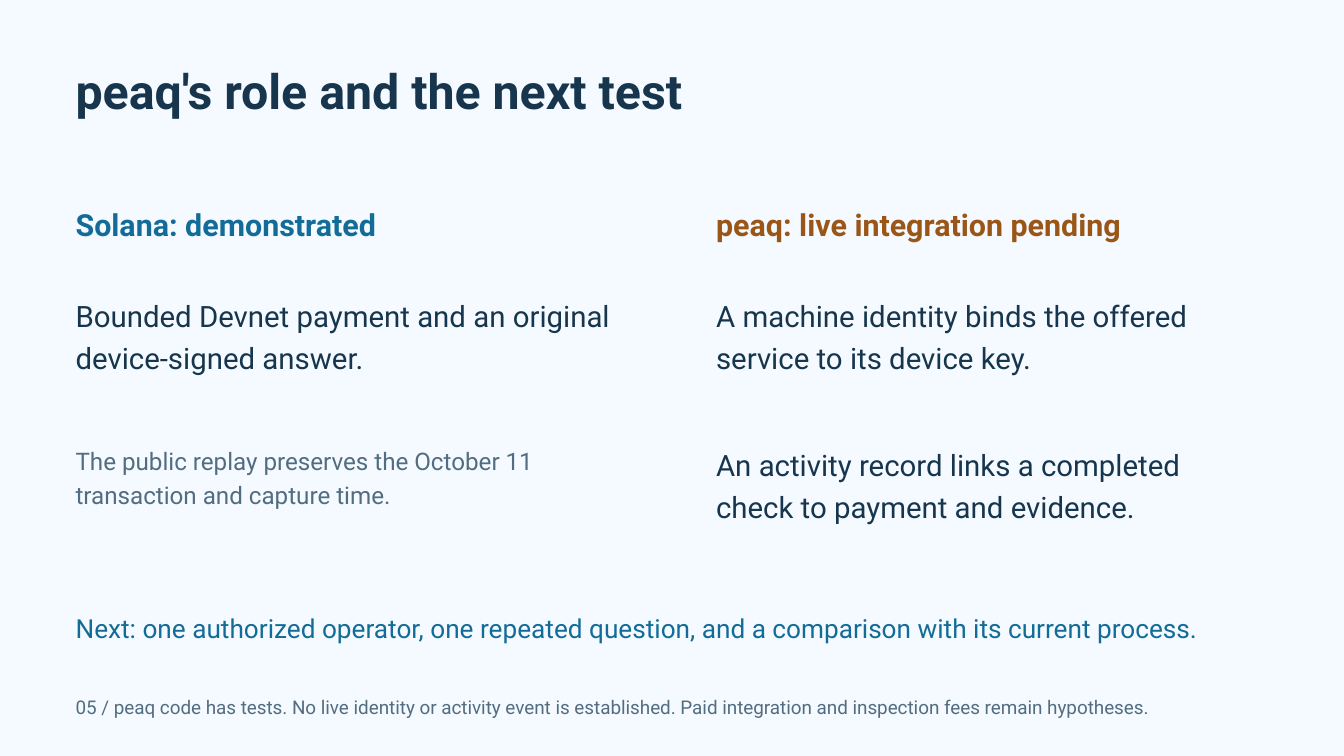
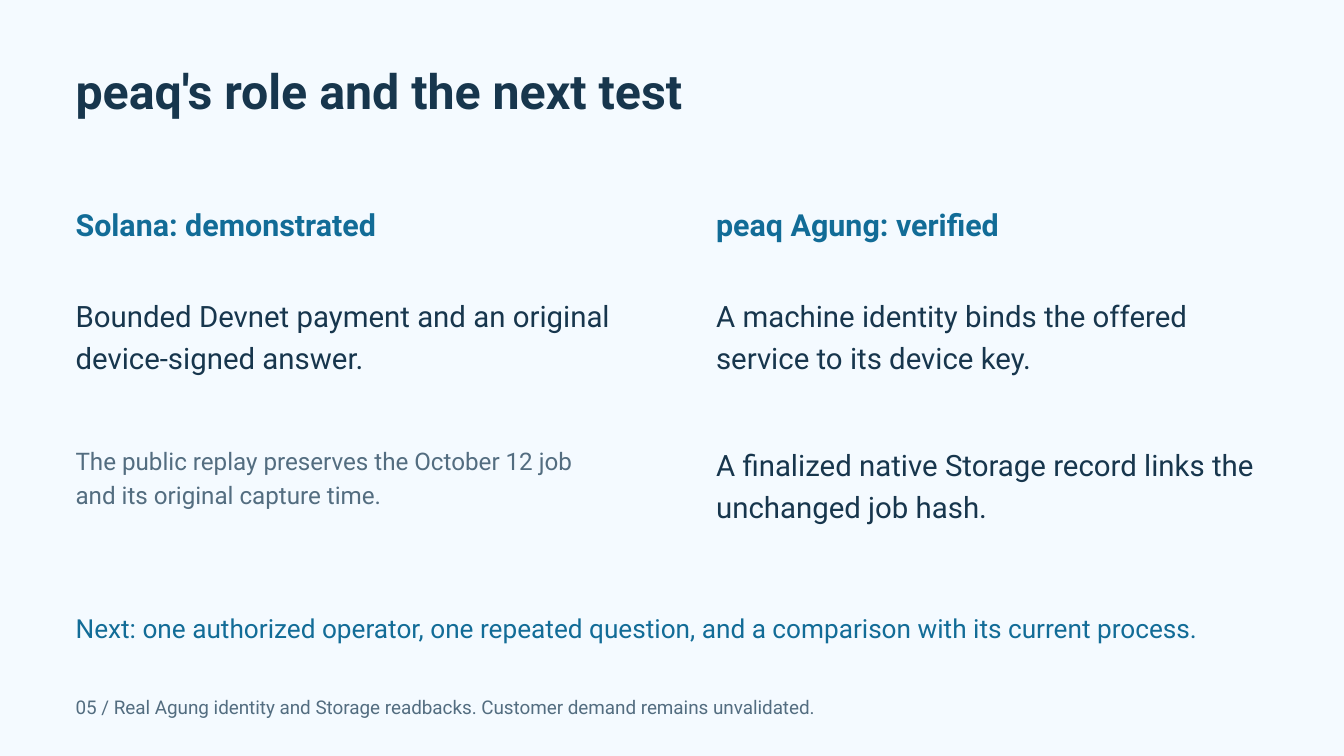
Before and after one commit to epicexcelsior/fieldproof, a slide deck: slide 5 of docs/competition/fieldproof-pitch.pptx. Drawn at 1344x756 pixels with LibreOffice and Linux fonts; fonts in the diff are those of the drawing. Boxes give left, top, right and bottom in pixels: in the first picture for what was removed or moved away, otherwise in the second. Text is boxed around its words. In the diff, an @@ line names an element or a change of style, - is before the commit and + after.

Commit message:
feat: publish the verified peaq-linked paid hardware check

```diff
--- a/docs/competition/fieldproof-pitch.pptx
+++ b/docs/competition/fieldproof-pitch.pptx
@@ text at <box>716,213,999,243</box>: text changed; text colour #9A5617 to #126C97 @@
-peaq: live integration pending
+peaq Agung: verified
@@ text at <box>76,452,572,509</box>: text changed @@
-The public replay preserves the October 11 transaction and capture time.
+The public replay preserves the October 12 job and its original capture time.
@@ text at <box>716,453,1253,525</box>: text changed @@
-An activity record links a completed check to payment and evidence.
+A finalized native Storage record links the unchanged job hash.
@@ text at <box>76,700,815,718</box>: text changed @@
-05 / peaq code has tests. No live identity or activity event is established. Paid integration and inspection fees remain hypotheses.
+05 / Real Agung identity and Storage readbacks. Customer demand remains unvalidated.
```
Also in this commit, not shown: 4 other slides changed, 24 other files.
